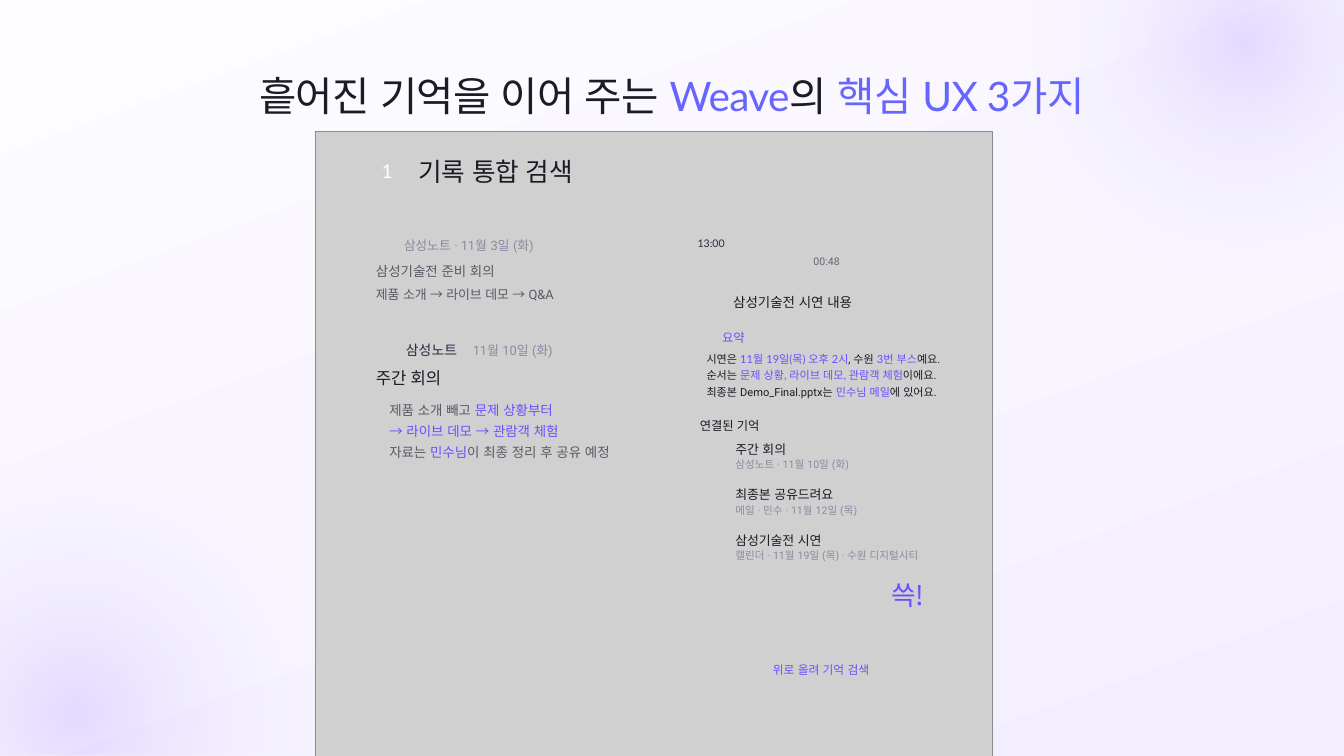
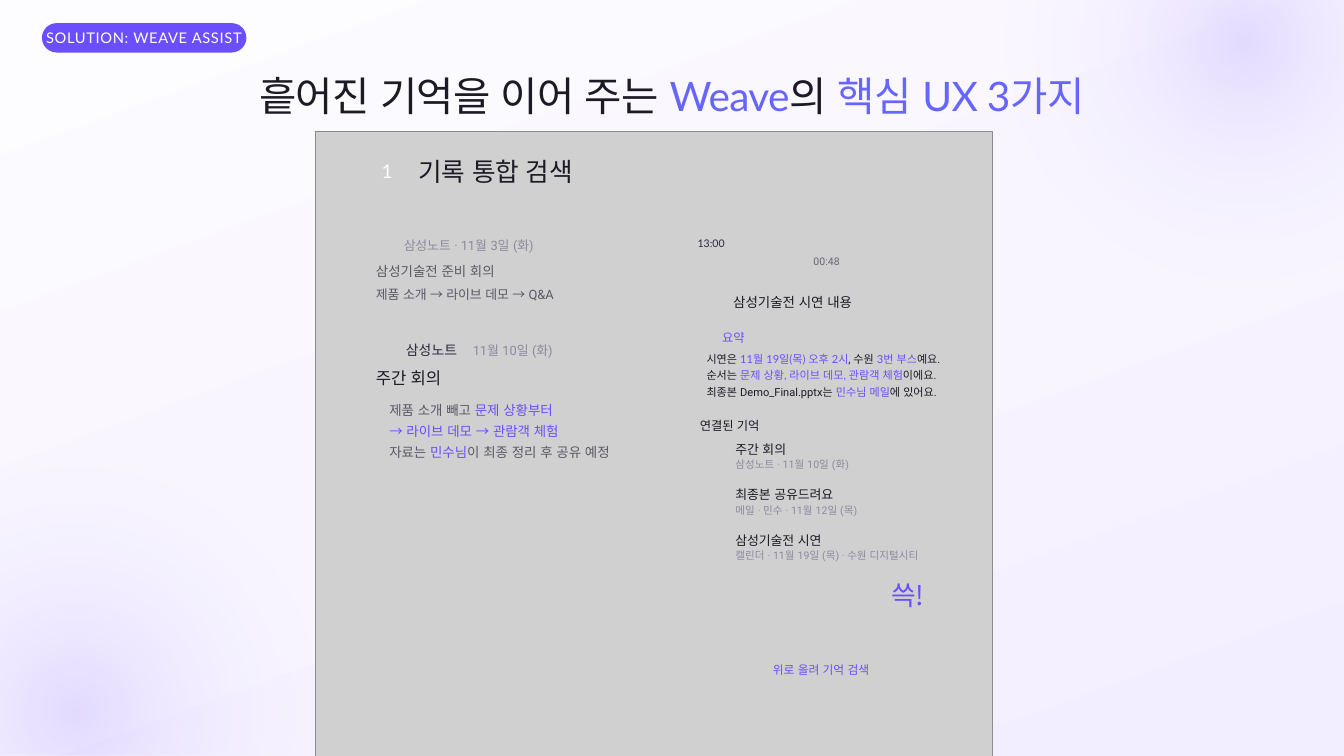
Before and after one commit to SB-Jo/t3, a slide deck: slide 1 of weave/결선준비/09_HowItWorks/HowItWorks_Argon_claude.pptx. Drawn at 1344x756 pixels with LibreOffice and Linux fonts; fonts in the diff are those of the drawing; grey boxes stand for pictures. Boxes give left, top, right and bottom in pixels: in the first picture for what was removed or moved away, otherwise in the second. Text is boxed around its words. In the diff, an @@ line names an element or a change of style, - is before the commit and + after.

```diff
--- a/weave/결선준비/09_HowItWorks/HowItWorks_Argon_claude.pptx
+++ b/weave/결선준비/09_HowItWorks/HowItWorks_Argon_claude.pptx
@@ rounded rectangle added at <box>42,23,247,52</box>, fill #6B4EFF, 10.5 pt, text #FFFFFF @@
+SOLUTION: WEAVE ASSIST
```
Also in this commit, not shown: 28 other slides changed, 3 other files.
